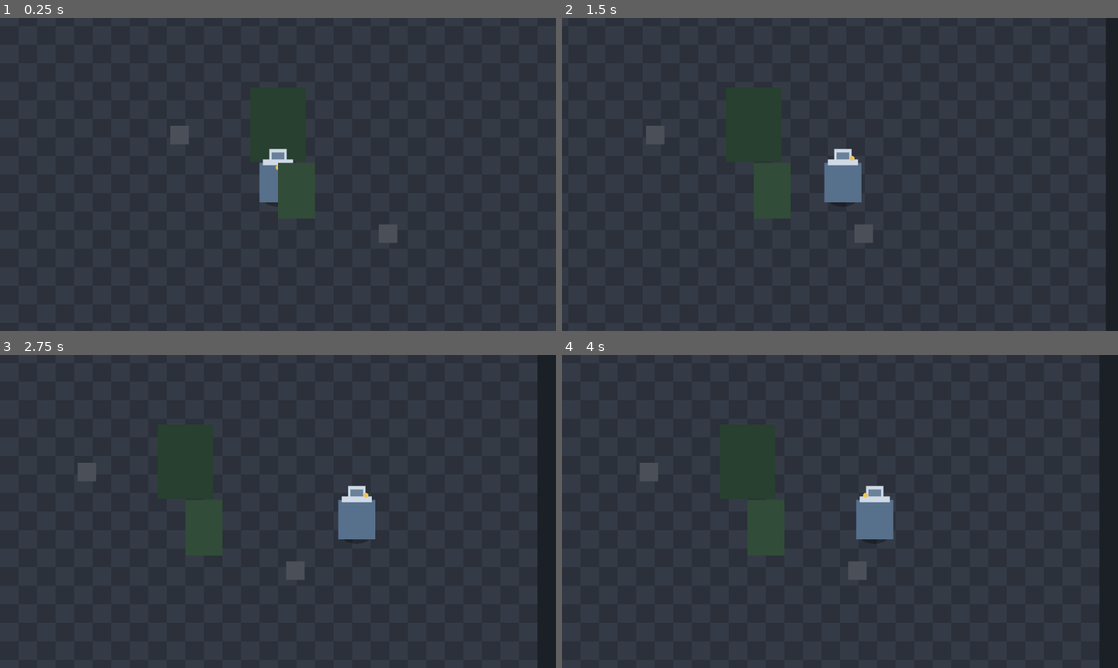
Above: before the commit, frames 1-4 (two rows, left to right).
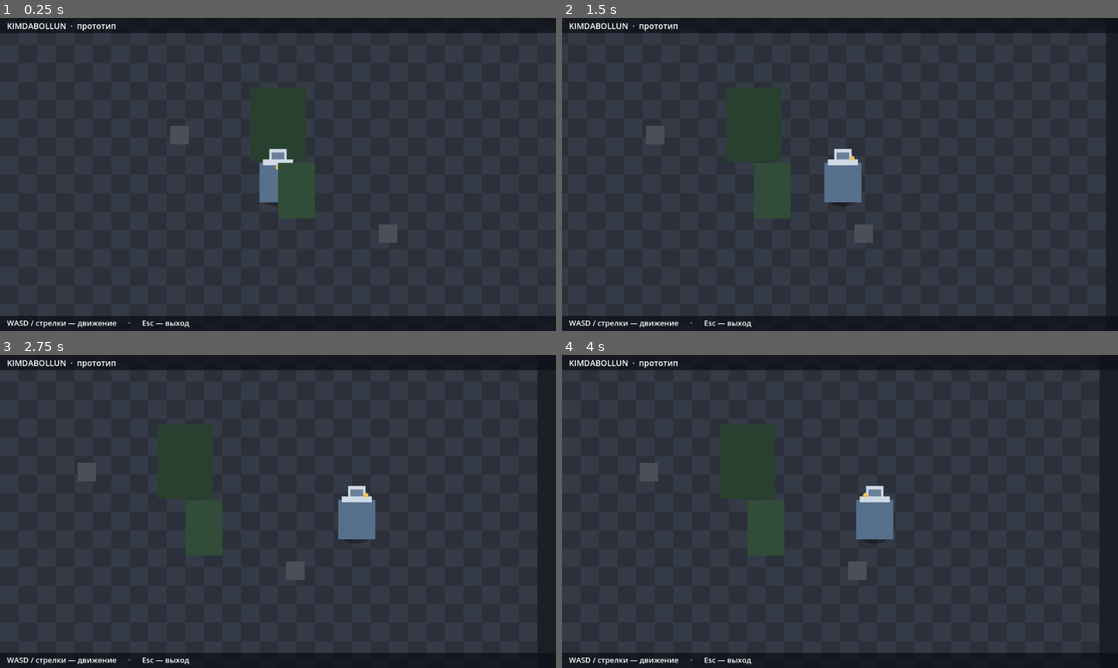
Above: after the commit, the same moments.

Repository: s4m5apu3l/kimdabollun
Game: Godot game, scene res://scenes/main.tscn
The game is run twice, just before and just after one commit, with the same random seed, the same clock (stepped at 60 frames per second) and the same inputs.
Inputs (mouse positions are in pixels of both pictures, inside the frame that each line leads up to):
- Up to frame 1 (0.25 s): no input
- Up to frame 2 (1.5 s): tap Enter at 0.5 s; move the mouse to (962, 158) at 0.52 s; hold D (move_right) 0.53-1.25 s; click (962, 158) at 0.67 s; drag from (728, 190) to (812, 237) at 1.27 s
- Up to frame 3 (2.75 s): tap Space at 2 s; move the mouse to (333, 442) at 2.02 s; hold D (move_right) from 2.03 s (still down)
- Up to frame 4 (4 s): release D (move_right) at 2.75 s; drag from (812, 574) to (673, 464) at 2.77 s; tap Enter at 3.5 s; move the mouse to (1006, 558) at 3.52 s; hold A (move_left) from 3.53 s (still down)

The runs differ from the first frame. In frame 1, 9.4% of the frame differs, in the area x 0-100%, y 0-100%; in frame 2, 9.2%; in frame 3, 9.1%; in frame 4, 9.1%.

Commit message:
feat: HUD с подсказкой управления и выход по Esc

Diff:
--- a/scenes/main.tscn
+++ b/scenes/main.tscn
@@ -14,3 +14,32 @@
 
 [node name="Player" parent="World" instance=ExtResource("3_player")]
 position = Vector2(640, 400)
+
+[node name="HUD" type="CanvasLayer" parent="."]
+
+[node name="TopBar" type="ColorRect" parent="HUD"]
+offset_right = 960.0
+offset_bottom = 26.0
+color = Color(0.05, 0.06, 0.09, 0.75)
+
+[node name="Title" type="Label" parent="HUD"]
+offset_left = 12.0
+offset_top = 4.0
+offset_right = 520.0
+offset_bottom = 24.0
+theme_override_font_sizes/font_size = 14
+text = "KIMDABOLLUN  ·  прототип"
+
+[node name="BottomBar" type="ColorRect" parent="HUD"]
+offset_top = 514.0
+offset_right = 960.0
+offset_bottom = 540.0
+color = Color(0.05, 0.06, 0.09, 0.75)
+
+[node name="Hint" type="Label" parent="HUD"]
+offset_left = 12.0
+offset_top = 517.0
+offset_right = 820.0
+offset_bottom = 537.0
+theme_override_font_sizes/font_size = 13
+text = "WASD / стрелки — движение      ·      Esc — выход"
--- a/scripts/main.gd
+++ b/scripts/main.gd
@@ -21,6 +21,11 @@
 	_player.set_bounds(_arena.playable_rect(), Rect2(Vector2.ZERO, _arena.size_px()))
 	_spawn_props()
 	_maybe_capture()
+
+
+func _unhandled_input(event: InputEvent) -> void:
+	if event.is_action_pressed("ui_cancel"):
+		get_tree().quit()
 
 
 func _spawn_props() -> void:
